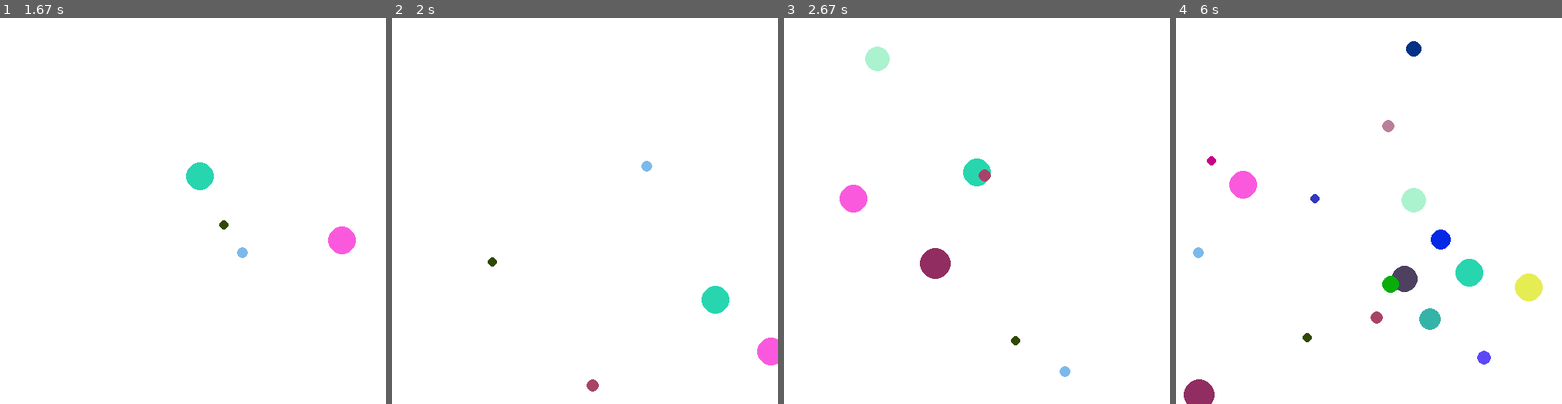
Above: before the commit, frames 1-4 (left to right).
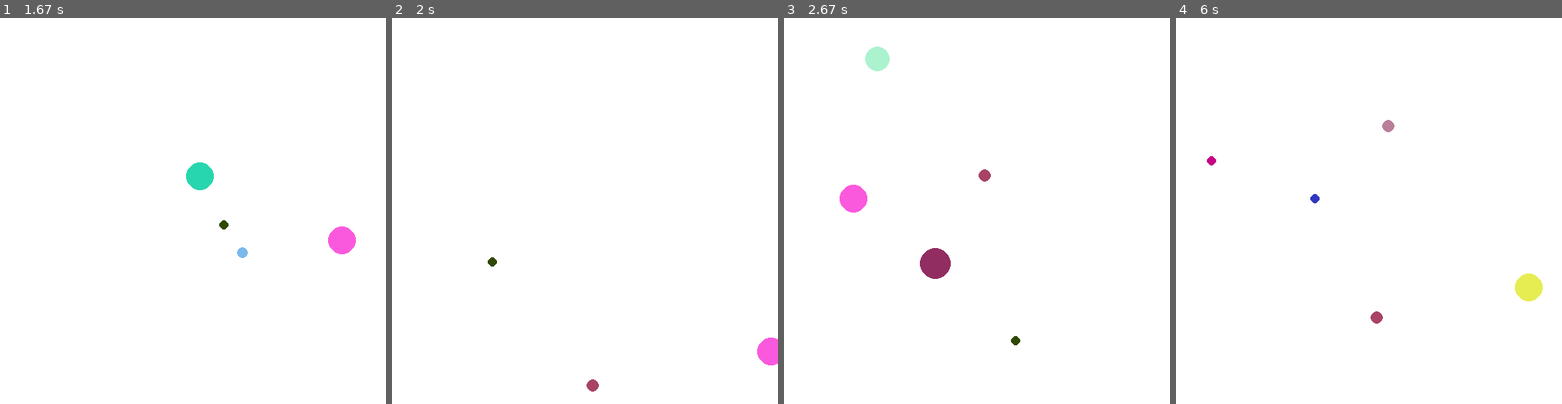
Above: after the commit, the same moments.

Repository: LBPeraza/Pygame-Asteroids
Game: pygame game, started from Examples/DotExample.py
Same seed, same stepped clock (60 frames per second), same inputs: the game is played once before the commit and once after it.
Inputs (mouse positions are in pixels of both pictures, inside the frame that each line leads up to):
- Up to frame 1 (1.67 s): click (193, 211) at 0.38 s; click (231, 295) at 0.72 s; click (73, 153) at 1.05 s; click (92, 68) at 1.38 s
- Up to frame 2 (2 s): click (592, 79) at 1.72 s
- Up to frame 3 (2.67 s): click (957, 311) at 2.05 s; click (965, 145) at 2.38 s
- Up to frame 4 (6 s): click (1314, 129) at 2.72 s; click (1469, 176) at 3.05 s; click (1488, 203) at 3.38 s; click (1450, 141) at 3.72 s; click (1257, 137) at 4.05 s; click (1384, 195) at 4.38 s; click (1257, 187) at 4.72 s; click (1311, 322) at 5.05 s; click (1253, 353) at 5.38 s; click (1307, 83) at 5.72 s

Frame 1 is identical in both runs. In frame 2, 0.5% of the frame differs, in the area x 64-88%, y 37-77%; in frame 3, 0.4%; in frame 4, 2.8%, in the area x 2-82%, y 6-100%.

Commit message:
add collision to dot example

Diff:
--- a/DotExample.py
+++ /dev/null
@@ -1,63 +0,0 @@
-
-import pygame
-import random
-
-
-class Dot(pygame.sprite.Sprite):
-    def __init__(self, x, y):
-        super(Dot, self).__init__()
-        self.radius = random.randint(5, 20)
-        self.x, self.y = x, y
-        self.xSpeed = random.randint(-10, 10)
-        self.ySpeed = random.randint(-10, 10)
-        self.rect = pygame.Rect(x - self.radius, y - self.radius,
-                                2 * self.radius, 2 * self.radius)
-        self.image = pygame.Surface((2 * self.radius, 2 * self.radius),
-                                    pygame.SRCALPHA)  # make it transparent
-        self.image = self.image.convert_alpha()
-        r = random.randint(0, 255)
-        g = random.randint(0, 255)
-        b = random.randint(0, 255)
-        pygame.draw.circle(self.image, (r, g, b),
-                           (self.radius, self.radius), self.radius)
-
-    def getRect(self):  # GET REKT
-        self.rect = pygame.Rect(self.x - self.radius, self.y - self.radius,
-                                2 * self.radius, 2 * self.radius)
-
-    def update(self, screenWidth, screenHeight):
-        self.x += self.xSpeed
-        self.y += self.ySpeed
-        if self.x < 0:
-            self.x = screenWidth
-        elif self.x > screenWidth:
-            self. x = 0
-        if self.y < 0:
-            self.y = screenHeight
-        elif self.y > screenHeight:
-            self.y = 0
-        self.getRect()
-
-    def __repr__(self):
-        return "Dot(%d, %d)" % (self.x, self.y)
-
-
-pygame.init()
-screen = pygame.display.set_mode((500, 500))
-clock = pygame.time.Clock()
-
-dots = pygame.sprite.Group()
-playing = True
-while playing:
-    dt = clock.tick(50)
-    for event in pygame.event.get():
-        if event.type == pygame.MOUSEBUTTONDOWN:
-            d = Dot(*event.pos)
-            dots.add(d)
-        elif event.type == pygame.QUIT:
-            playing = False
-    dots.update(500, 500)
-    screen.fill((255, 255, 255))
-    dots.draw(screen)
-    pygame.display.flip()
-pygame.quit()
--- a/Examples/DotExample.py
+++ b/Examples/DotExample.py
@@ -57,6 +57,16 @@
         elif event.type == pygame.QUIT:
             playing = False
     dots.update(500, 500)
+
+    collisions = pygame.sprite.groupcollide(
+        dots, dots, False, False, pygame.sprite.collide_circle)
+
+    for dot1 in collisions:
+        # only remove dot if it collided with more than itself
+        if len(collisions[dot1]) > 1:
+            dots.remove(collisions[dot1])
+
+
     screen.fill((255, 255, 255))
     dots.draw(screen)
     pygame.display.flip()
